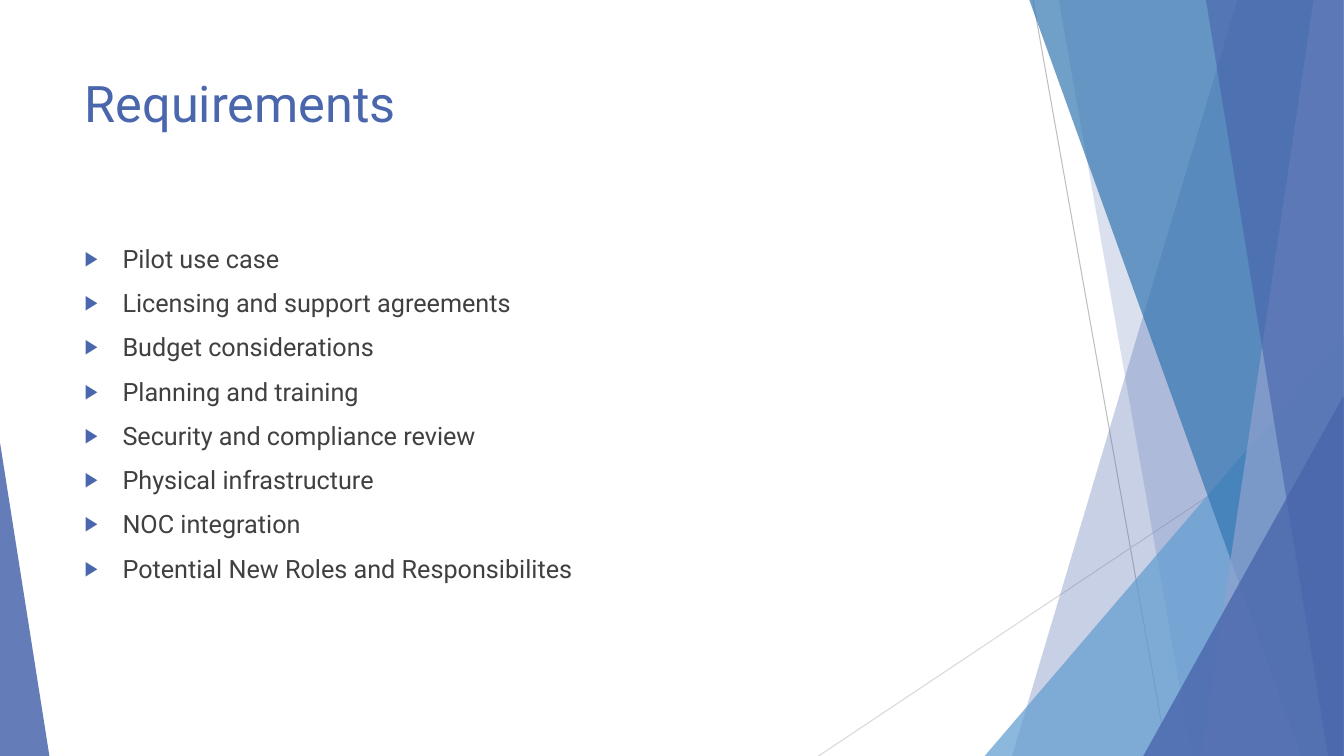
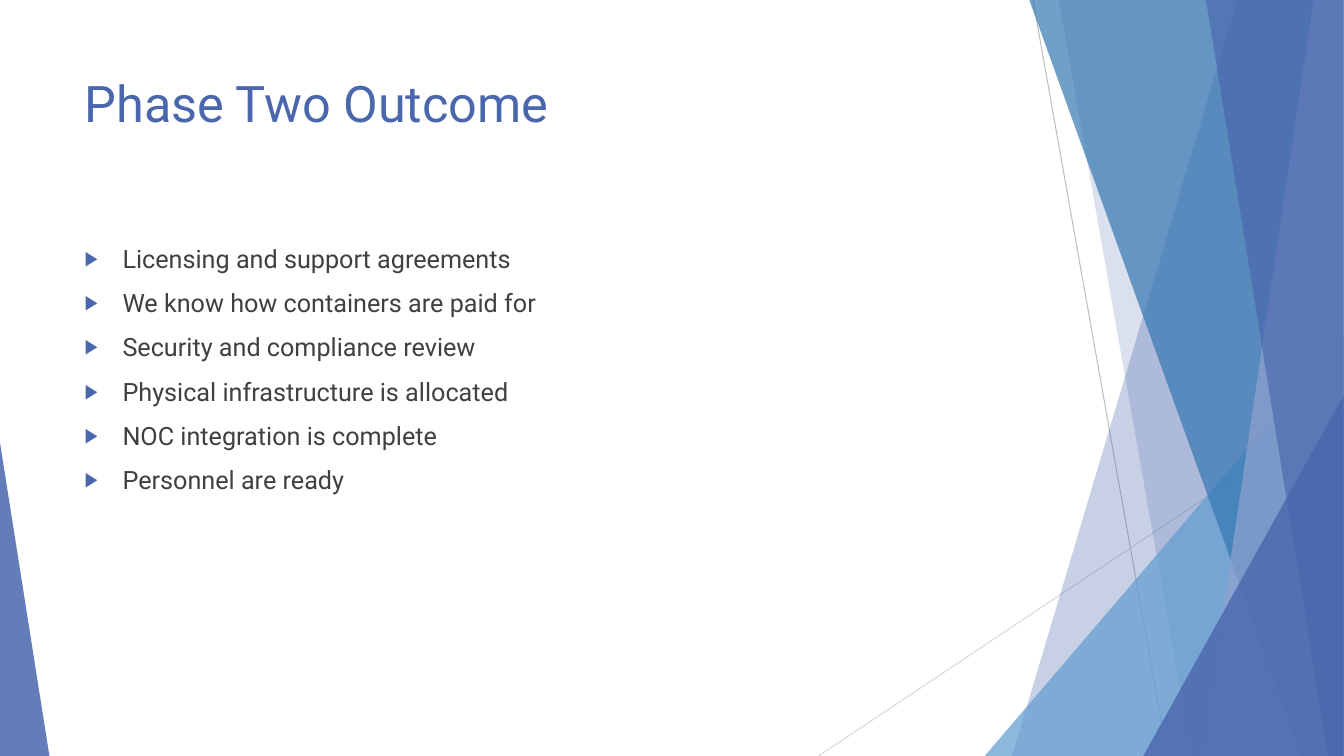
Before and after one commit to EnterpriseProductsLP/docker-straw-man, a slide deck: slide 16 of presentation.pptx (slide 14 before the commit). Drawn at 1344x756 pixels with LibreOffice and Linux fonts; fonts in the diff are those of the drawing. Boxes give left, top, right and bottom in pixels: in the first picture for what was removed or moved away, otherwise in the second. Text is boxed around its words. In the diff, an @@ line names an element or a change of style, - is before the commit and + after.

```diff
--- a/presentation.pptx
+++ b/presentation.pptx
@@ title at (85,84,549,123): text changed @@
-Requirements
+Phase Two Outcome
@@ text at (123,249,279,269): paragraph removed @@
-▶ Pilot use case
@@ text at (123,293,536,317): text changed @@
-▶ Budget considerations
-▶ Planning and training
+▶ We know how containers are paid for
@@ text at (123,382,508,495): text changed @@
-▶ Physical infrastructure
-▶ NOC integration
-▶ Potential New Roles and Responsibilites
+▶ Physical infrastructure is allocated
+▶ NOC integration is complete
+▶ Personnel are ready
```
Also in this commit, not shown: 10 other slides changed, 3 slides added.
